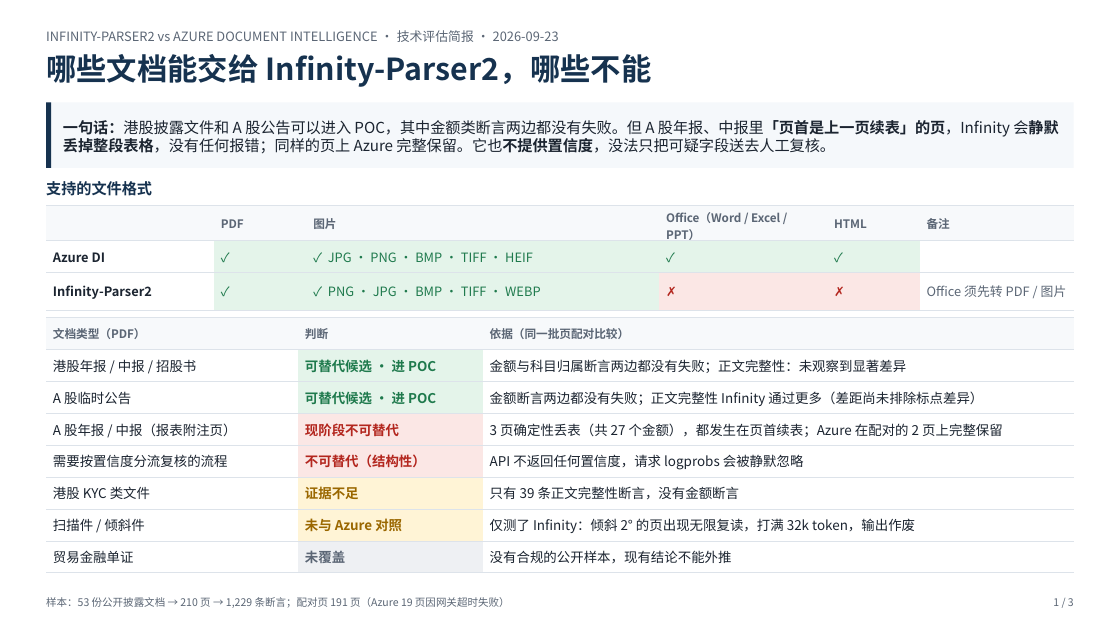
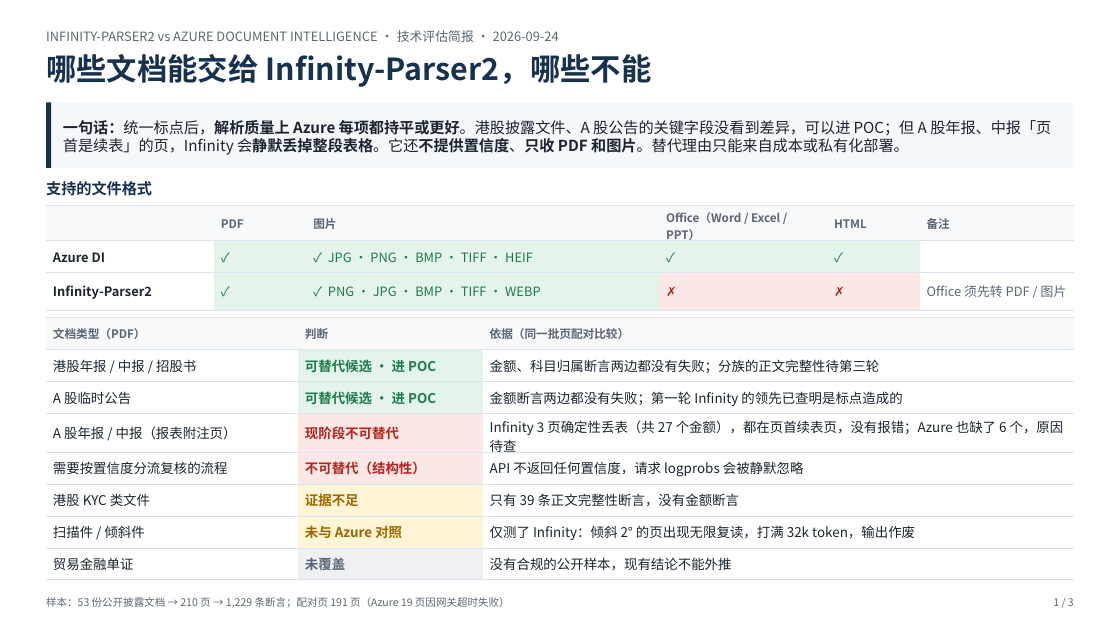
Before and after one commit to gejun2008/doc-parser-eval, a slide deck: slide 1 of docs/briefing-deck.pptx. Drawn at 1120x630 pixels with LibreOffice and Linux fonts; fonts in the diff are those of the drawing. Boxes give left, top, right and bottom in pixels: in the first picture for what was removed or moved away, otherwise in the second. Text is boxed around its words. In the diff, an @@ line names an element or a change of style, - is before the commit and + after.

```diff
--- a/docs/briefing-deck.pptx
+++ b/docs/briefing-deck.pptx
@@ text at <box>46,30,559,42</box>: text changed @@
-INFINITY-PARSER2 vs AZURE DOCUMENT INTELLIGENCE · 技术评估简报 · 2026-09-23
+INFINITY-PARSER2 vs AZURE DOCUMENT INTELLIGENCE · 技术评估简报 · 2026-09-24
@@ text at <box>63,120,1051,155</box>: text changed @@
-一句话：港股披露文件和 A 股公告可以进入 POC，其中金额类断言两边都没有失败。但 A 股年报、中报里「页首是上一页续表」的页，Infinity 会静默丢掉整段表格，没有任何报错；同样的页上 Azure 完整保留。它也不提供置信度，没法只把可疑字段送去人工复核。
+一句话：统一标点后，解析质量上 Azure 每项都持平或更好。港股披露文件、A 股公告的关键字段没看到差异，可以进 POC；但 A 股年报、中报「页首是续表」的页，Infinity 会静默丢掉整段表格。它还不提供置信度、只收 PDF 和图片。替代理由只能来自成本或私有化部署。
@@ table at <box>46,318,1074,574</box> @@
-row 2, column 3: 金额与科目归属断言两边都没有失败；正文完整性：未观察到显著差异
+row 2, column 3: 金额、科目归属断言两边都没有失败；分族的正文完整性待第三轮
-row 3, column 3: 金额断言两边都没有失败；正文完整性 Infinity 通过更多（差距尚未排除标点差异）
+row 3, column 3: 金额断言两边都没有失败；第一轮 Infinity 的领先已查明是标点造成的
-row 4, column 3: 3 页确定性丢表（共 27 个金额），都发生在页首续表；Azure 在配对的 2 页上完整保留
+row 4, column 3: Infinity 3 页确定性丢表（共 27 个金额），都在页首续表页，没有报错；Azure 也缺了 6 个，原因待查
```
Also in this commit, not shown: 2 other slides changed, 7 other files.
